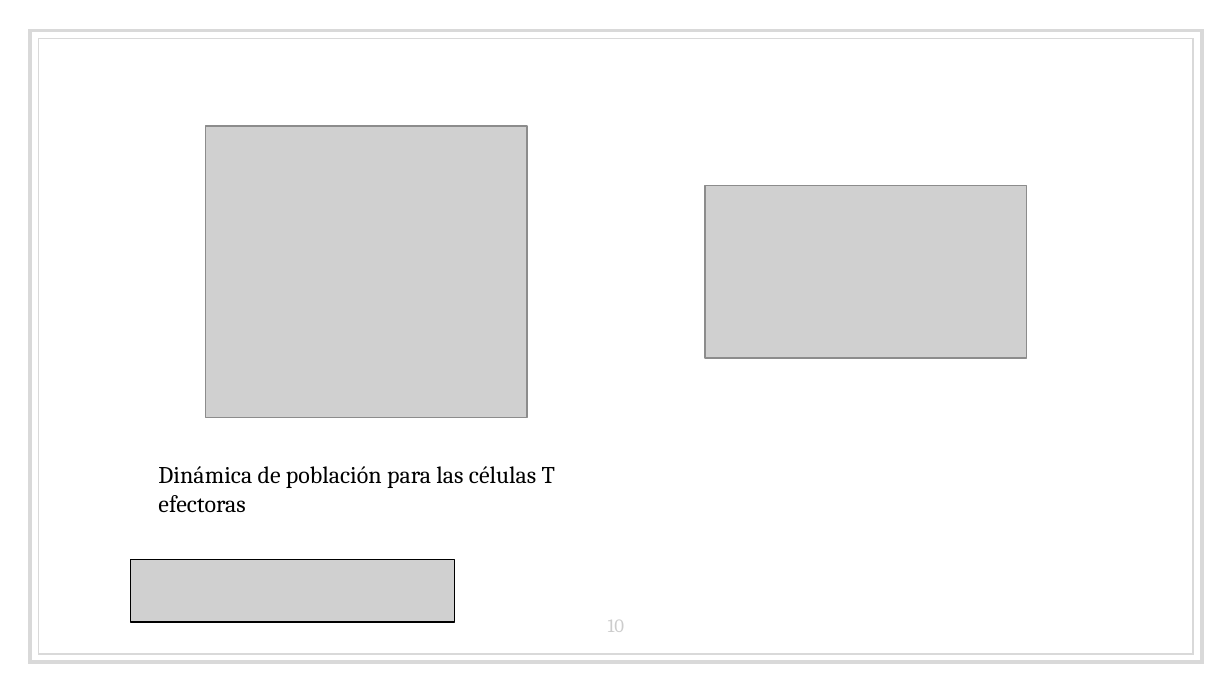
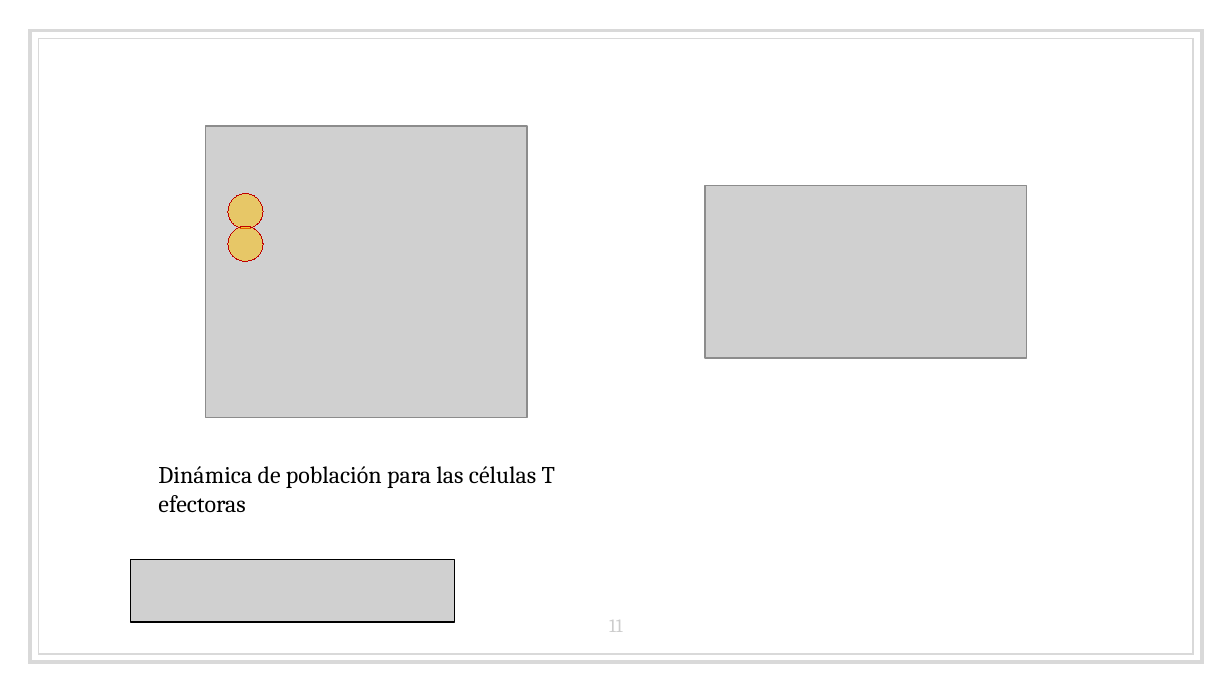
Before and after one commit to bserranoanton/TFG-mates, a slide deck: slide 11 of Defensa/transparenciasDefensa.pptx (slide 10 before the commit). Drawn at 1232x693 pixels with LibreOffice and Linux fonts; fonts in the diff are those of the drawing; grey boxes stand for pictures. Boxes give left, top, right and bottom in pixels: in the first picture for what was removed or moved away, otherwise in the second. Text is boxed around its words. In the diff, an @@ line names an element or a change of style, - is before the commit and + after.

```diff
--- a/Defensa/transparenciasDefensa.pptx
+++ b/Defensa/transparenciasDefensa.pptx
@@ ellipse added at [228,193,264,229], fill #FFC000 at 50% opacity, outline #C00000 0.75 pt @@
@@ ellipse added at [228,227,264,262], fill #FFC000 at 50% opacity, outline #C00000 0.75 pt @@
@@ page number at [609,620,623,632]: text changed @@
-10
+11
```
Also in this commit, not shown: 9 other slides changed, 1 slide added, 1 slide removed, 8 other files.
